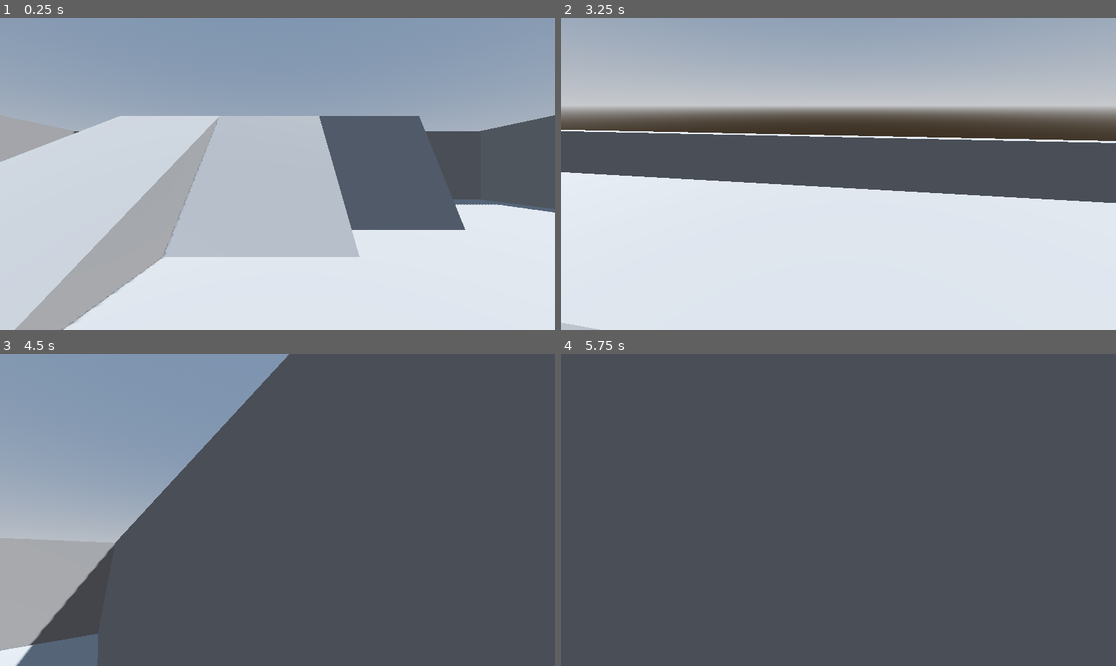
Above: before the commit, frames 1-4 (two rows, left to right).
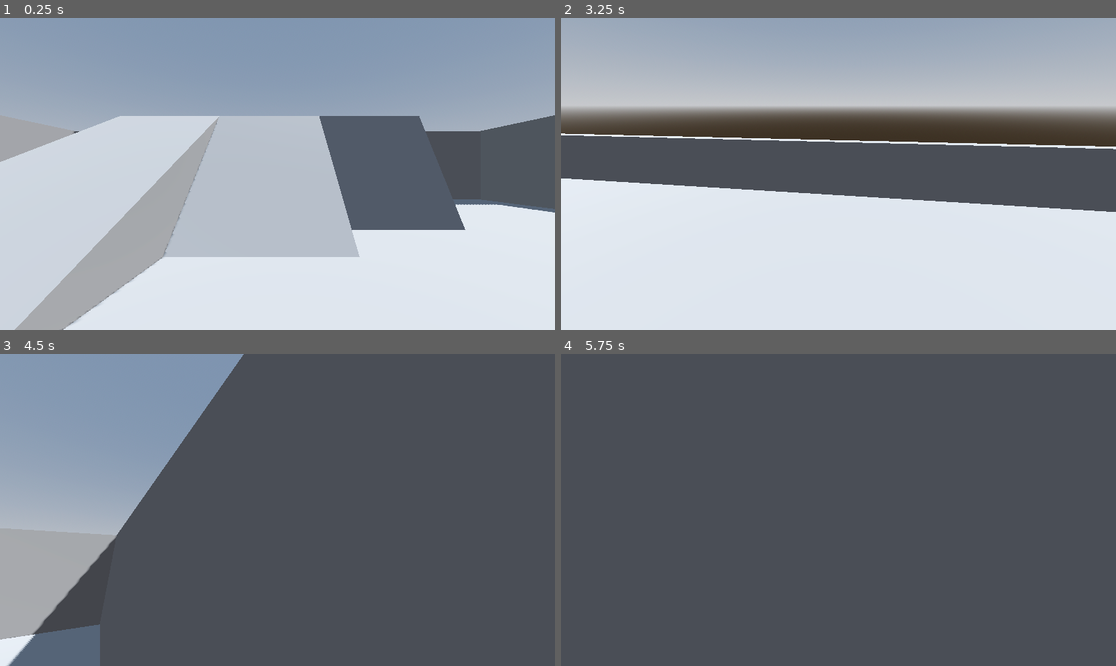
Above: after the commit, the same moments.

Repository: Maurehago/godot-42
Game: Godot game, scene res://script_test/player_first_person.tscn
Two runs of this game, one before a commit and one after it. Both use one fixed random seed, a clock stepped at 60 frames per second and the inputs below. The project has no main scene, so this scene is started directly.
Inputs (mouse positions are in pixels of both pictures, inside the frame that each line leads up to):
- Up to frame 1 (0.25 s): no input
- Up to frame 2 (3.25 s): tap Enter (ui_accept) at 0.5, 2 s; move the mouse to (866, 174) at 0.52 s; hold W (move_foreward) 0.53-1.28 s; hold Up (ui_up) from 0.53 s (still down); tap Space (move_jump) at 0.77, 1.52, 3.02 s; move the mouse to (810, 174) at 1.27 s; tap W (move_foreward) at 1.35, 2.85 s; move the mouse to (849, 167) at 2.02 s; hold W (move_foreward) 2.03-2.78 s; tap Tab (switchmode) at 2.1 s; move the mouse to (810, 236) at 2.77 s
- Up to frame 3 (4.5 s): move the mouse to (444, 556) at 3.52 s; release Up (ui_up) at 3.53 s; hold W (move_foreward) 3.53-4.28 s; hold A (move_left) from 3.53 s (still down); tap Space (move_jump) at 3.77 s; move the mouse to (111, 463) at 4.27 s; tap Tab (switchmode) at 4.35 s
- Up to frame 4 (5.75 s): tap Space (move_jump) at 4.52 s; tap W (move_foreward) at 4.55 s; move the mouse to (844, 510) at 5.02 s; release A (move_left) at 5.03 s; hold Up (ui_up) from 5.03 s (still down); hold W (move_foreward) from 5.03 s (still down)

The runs differ from the first frame. In frame 1, less than 0.1% of the frame differs, in the area x 5-92%, y 46-96%; in frame 2, 4.7%, in the area x 0-100%, y 35-100%; in frame 3, 4.0%; in frame 4, nothing differs.

Commit message:
Add raycast based stair stepping

Diff:
--- a/script_test/player_first_person.gd
+++ b/script_test/player_first_person.gd
@@ -9,8 +9,10 @@
 @export var deaccel: float = 1.0 			# Abbremsen des Spielers
 @export var jump_velocity: float = 4.5	# Sprunghöhe
 @export var mouse_sensivity: float =  0.25	# Geschwindigkeit der Mausdrehung
-@export var invert_mouse_y := false
-@export var invert_mouse_x := false
+@export var invert_mouse_y := false # Y-Achse invertieren
+@export var invert_mouse_x := false # X-Achse invertieren
+@export var step_height := 0.25 # Wie hoch sind die stufen die bestiegen werden sollen
+@export var step_raylength := 0.5 # Wie weit voraus soll nach stufen geschaut werden
 #@export var gravity_vector :Vector3 = Vector3(0.0, -1.0, 0.0)	# Richtung der Gravitation
 
 @export var camera : Camera3D
@@ -19,10 +21,14 @@
 const min_camRotX := -PI/2	# kleinster Winkel in radians bis zu dem man nach unten sehen kann
 const max_camRotX := PI/2	# größter Winkel in radians bis zu dem man nach oben sehen kann
 var direction := Vector3.ZERO	# Tasten Bewegungs Richtung
+var input_vector := Vector2.ZERO # Eingabe vektor
 
 
 # Gravitation von den Projekt Einstellungen laden damit diese mit den RigidBody Nodes synchron ist.
 var gravity = ProjectSettings.get_setting("physics/3d/default_gravity")
+
+@onready var bottom_step_ray := RayCast3D.new() # unterer stufen ray
+@onready var top_step_ray := RayCast3D.new() # oberer stufen ray
 
 
 # Tastatur Eingabe Festlegen
@@ -63,6 +69,19 @@
 		InputMap.action_add_event("switchmode", new_switchmode)
 
 
+func _setup_step_rays():
+	# Setze den unteren ray knapp über den boden
+	bottom_step_ray.position.y += 0.01
+	top_step_ray.position.y = bottom_step_ray.position.y + step_height
+
+	# Lasse beide Rays in die selbe richtung schauen
+	bottom_step_ray.target_position = Vector3(0, 0, -step_raylength)
+	top_step_ray.target_position = Vector3(0, 0, -step_raylength)
+
+	add_child(bottom_step_ray)
+	add_child(top_step_ray)
+
+
 # Beim Start ausführen
 func _ready() -> void:
 	if camera == null:
@@ -70,6 +89,8 @@
 		for child in get_children():
 			if child is Camera3D:
 				camera = child
+
+	_setup_step_rays()
 
 	# Tastenzuordnung festlegen
 	_set_inputs()
@@ -98,12 +119,16 @@
 		return
 
 	# Bewegungsrichtung bestimmen
-	var input_vector = Input.get_vector("move_left", "move_right", "move_back", "move_foreward")
+	input_vector = Input.get_vector("move_left", "move_right", "move_back", "move_foreward")
 	# Richtung Normalisieren, so dass in alle Richtungen die Geschwindigkeit konstant ist
 	direction = (global_transform.basis.x * input_vector.x + -global_transform.basis.z * input_vector.y).normalized()
 
 
 func _physics_process(delta) -> void:
+	if input_vector.y > 0 and bottom_step_ray.is_colliding() and !top_step_ray.is_colliding():
+		# kraft, die nur etwas größer als schwerkraft ist um spieler anzuheben
+		velocity.y += gravity * delta + 0.1
+
 	# Gravitation berücksichtigen
 	if not is_on_floor():
 		velocity.y -= gravity * delta
--- a/script_test/player_first_person.tscn
+++ b/script_test/player_first_person.tscn
@@ -46,11 +46,12 @@
 shape = SubResource("ConcavePolygonShape3D_tndf2")
 
 [node name="CharacterBody3D" type="CharacterBody3D" parent="."]
+transform = Transform3D(1, 0, 0, 0, 1, 0, 0, 0, 1, 0, 0.394456, 0)
 script = ExtResource("2_mkenq")
 
 [node name="CollisionShape3D" type="CollisionShape3D" parent="CharacterBody3D"]
-transform = Transform3D(1, 0, 0, 0, 1, 0, 0, 0, 1, 0, 1.24292, 0)
+transform = Transform3D(1, 0, 0, 0, 1, 0, 0, 0, 1, 0, 0.900239, 0)
 shape = SubResource("CapsuleShape3D_s4t3h")
 
 [node name="Camera3D" type="Camera3D" parent="CharacterBody3D"]
-transform = Transform3D(1, 0, 0, 0, 1, 0, 0, 0, 1, 0, 1.83591, 0)
+transform = Transform3D(1, 0, 0, 0, 1, 0, 0, 0, 1, 0, 1.49323, 0)
